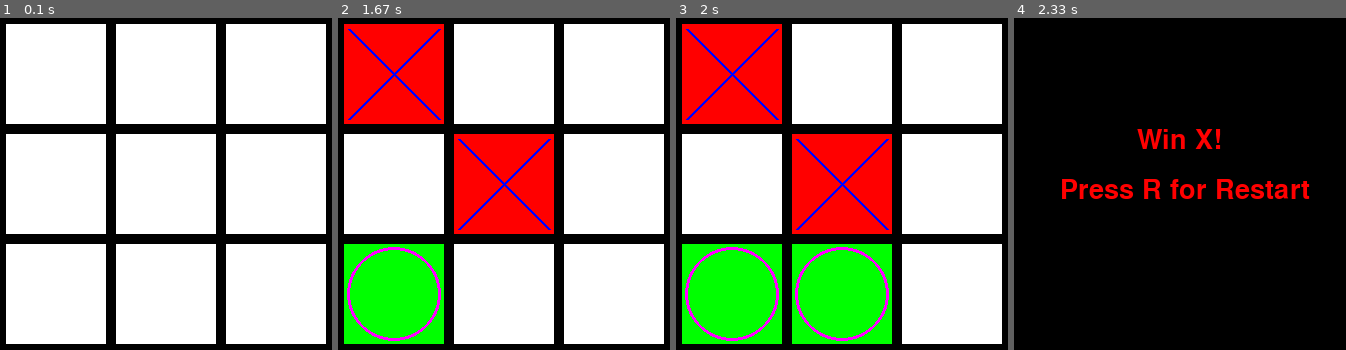
Above: before the commit, frames 1-4 (left to right).
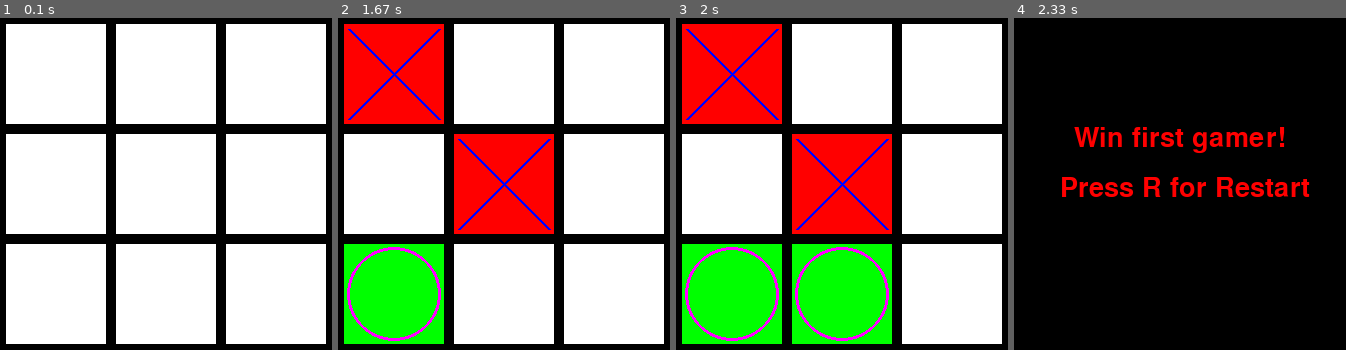
Above: after the commit, the same moments.

Repository: Shubin-vadim/PyGameUniversity
Game: pygame game, started from main.py
Same seed, same stepped clock (60 frames per second), same inputs: the game is played once before the commit and once after it.
Inputs (mouse positions are in pixels of both pictures, inside the frame that each line leads up to):
- Up to frame 1 (0.1 s): no input
- Up to frame 2 (1.67 s): hold R 0.33-0.8 s; click (507, 207) at 0.88 s; click (397, 263) at 1.22 s; click (414, 57) at 1.55 s
- Up to frame 3 (2 s): click (825, 273) at 1.88 s
- Up to frame 4 (2.33 s): click (1309, 313) at 2.22 s

Frames 1-3 are identical in both runs. In frame 4, 3.7% of the frame differs, in the area x 14-90%, y 32-55%.

Commit message:
add sounds

Diff:
--- a/TicTacToe.py
+++ b/TicTacToe.py
@@ -15,7 +15,8 @@
                  nobody_win_color=(0, 255, 255),            # background-color в случае ничьи
                  x_color=(0, 0, 255),
                  o_color=(255, 0, 255),
-                 caption="Крестики-нолики") -> None:
+                 caption="Крестики-нолики",
+                 ) -> None:
 
         self.margin = margin
         self.cnt_blocks = cnt_blocks
@@ -35,11 +36,14 @@
         self.cnt = 0
         self.current_color = self.block_color
         self.game_over = False
+        self.background_sound = pygame.mixer.Sound("src/sounds/melody.mp3")
+        self.hooray_win = "src/sounds/radostnoe-ura.mp3"
 
     def run_game(self) -> None:									# основная функция для игры
         pygame.display.set_caption(self.caption)
-        icon = pygame.image.load("Rocket.jpg")
+        icon = pygame.image.load("src/imgs/Rocket.jpg")
         pygame.display.set_icon(icon)
+        self.background_sound.play()
         while True:
             self.event_handling()                               # процедура обработки событий
             self.build_playground()                             # процедура построения элементов игрового поля
@@ -72,15 +76,18 @@
                 self.game_over = self.check_win(2)
 
             if self.game_over:                                # вывод сообщения после игры
+                self.background_sound.stop()
                 self.screen.fill(self.background_color)
                 font = pygame.font.SysFont('stxingkai', 40)
                 text_restart = 'Press R for Restart'
                 if self.game_over == 1:
-                    text = font.render('Win X!', True, self.tic_color)
+                    text = font.render('Win first gamer!', True, self.tic_color)
                     text_restart = font.render(text_restart, True, self.tic_color)
+                    self.hooray_win = "src/sounds/radostnoe-ura.mp3"
                 elif self.game_over == 2:
-                    text = font.render('Win 0!', True, self.tac_toe_color)
+                    text = font.render('Win second gamer!', True, self.tac_toe_color)
                     text_restart = font.render(text_restart, True, self.tac_toe_color)
+                    self.hooray_win = "src/sounds/honary_people.mp3"
                 else:
                     text = font.render('Friendship has won!', True, self.nobody_win_color)
                     text_restart = font.render(text_restart, True, self.nobody_win_color)
@@ -91,7 +98,7 @@
                 text_restart_y = text_y + 50
                 self.screen.blit(text, [text_x, text_y])
                 self.screen.blit(text_restart, [text_restart_x, text_restart_y])
-                sound = pygame.mixer.Sound("radostnoe-ura.mp3")
+                sound = pygame.mixer.Sound(self.hooray_win)
                 sound.play()
 
         pygame.display.update()
@@ -111,6 +118,7 @@
                         self.states[row][col] = 2
                     self.cnt += 1
             elif event.type == pygame.KEYDOWN and event.key == pygame.K_r:   # Реастарт игры при нажатии на "R"
+                self.background_sound.play()
                 self.cnt = 0
                 self.states = [[0] * self.cnt_blocks for i in range(self.cnt_blocks)]
                 self.game_over = False
Renamed: Rocket.jpg -> src/imgs/Rocket.jpg
Binary file added: src/imgs/end_game.jpg
Not shown, added: src/sounds/honary_people.mp3
Not shown, added: src/sounds/melody.mp3
Not shown, added: src/sounds/radostnoe-ura.mp3
